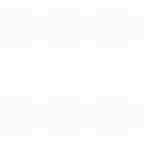
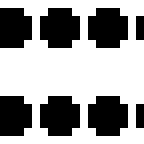
Comparing the layer stacks of the two (144, 144) images. Changes:
"tracks": opacity 2% → 100%, painted on it over [0, 8, 144, 136]
